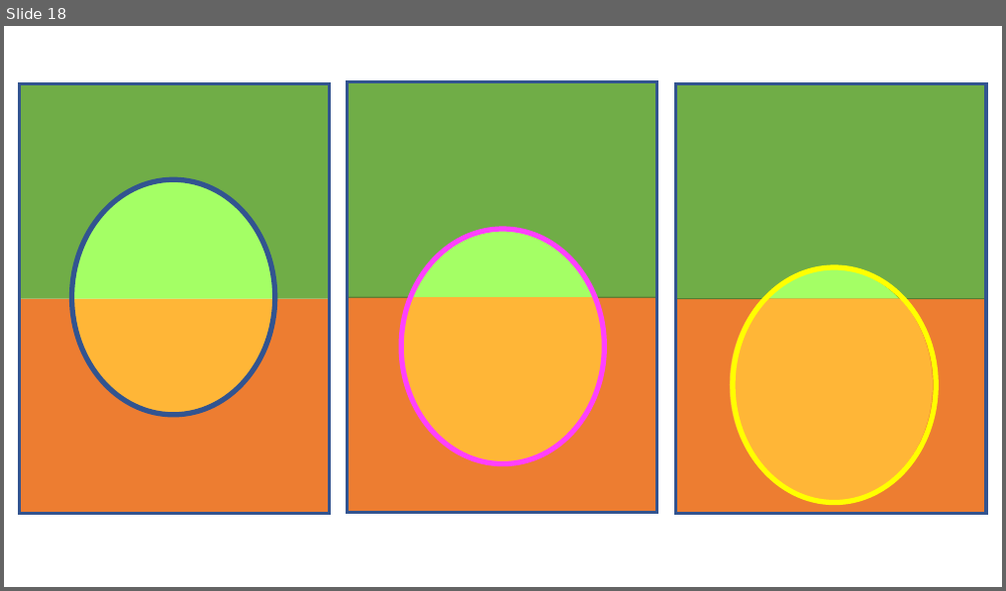
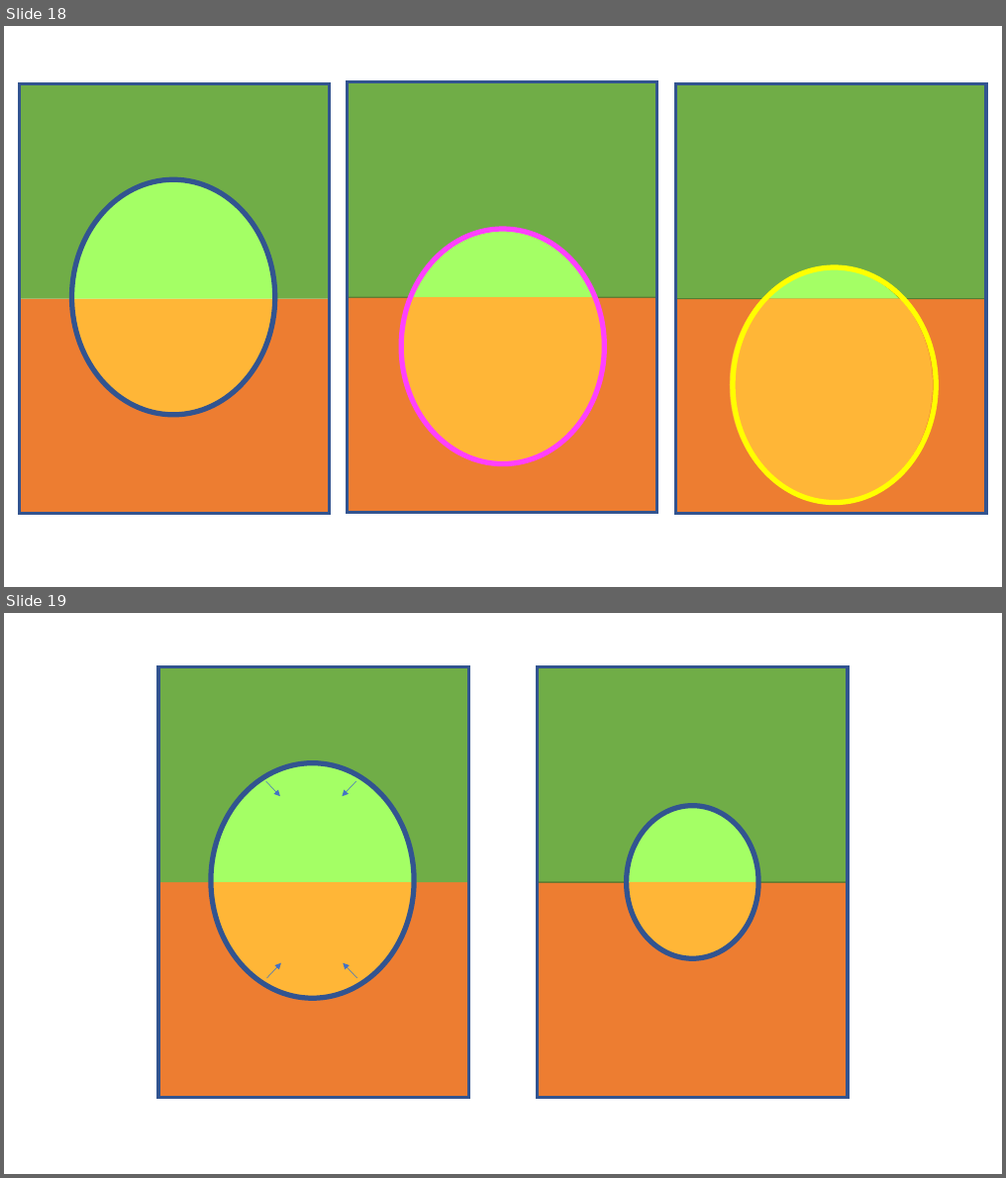
Before and after one commit to daniel-yj-yang/ml, a slide deck: model_evaluation/confusion_matrix/images/visualization_of_confusion_matrix.pptx. Shown one above the other, each under a label of ours: slide 18 before the commit, slides 18 and 19 after it. The pictures are 1006x591 and 1006x1178 pixels, drawn with LibreOffice and Linux fonts; fonts in the diff are those of the drawing. Boxes give left, top, right and bottom in pixels: in the first picture for what was removed or moved away, otherwise in the second. Text is boxed around its words. In the diff, an @@ line names an element or a change of style, - is before the commit and + after.

```diff
--- a/model_evaluation/confusion_matrix/images/visualization_of_confusion_matrix.pptx
+++ b/model_evaluation/confusion_matrix/images/visualization_of_confusion_matrix.pptx
@@ slide 19 added at box(4, 613, 1002, 1174), background #FFFFFF @@
@@ freeform shape added at box(158, 666, 468, 882), fill #70AD47 @@
@@ rectangle added at box(158, 666, 468, 1097), outline #325491 3 pt @@
@@ freeform shape added at box(538, 666, 847, 882), fill #70AD47, outline #538035 1 pt @@
@@ rectangle added at box(538, 666, 847, 1097), outline #325491 3 pt @@
@@ freeform shape added at box(211, 763, 414, 998), outline #325491 5 pt @@
@@ freeform shape added at box(212, 765, 415, 882), fill #A4FF65 @@
@@ arrow added from (266, 781) to (280, 796), #4472C4 0.5 pt @@
@@ arrow added from (356, 781) to (343, 796), #4472C4 0.5 pt @@
@@ freeform shape added at box(627, 806, 759, 882), fill #A4FF65 @@
@@ freeform shape added at box(627, 806, 759, 959), outline #325491 5 pt @@
@@ freeform shape added at box(158, 882, 468, 1098), fill #ED7D31 @@
@@ freeform shape added at box(212, 882, 415, 1000), fill #FFB637 @@
@@ rectangle added at box(538, 882, 847, 1098), fill #ED7D31, outline #AF5C24 1 pt @@
@@ freeform shape added at box(627, 882, 759, 959), fill #FFB637 @@
@@ arrow added from (266, 978) to (281, 963), #4472C4 0.5 pt @@
@@ arrow added from (357, 978) to (344, 963), #4472C4 0.5 pt @@
```
Also in this commit, not shown: 2 other files.
